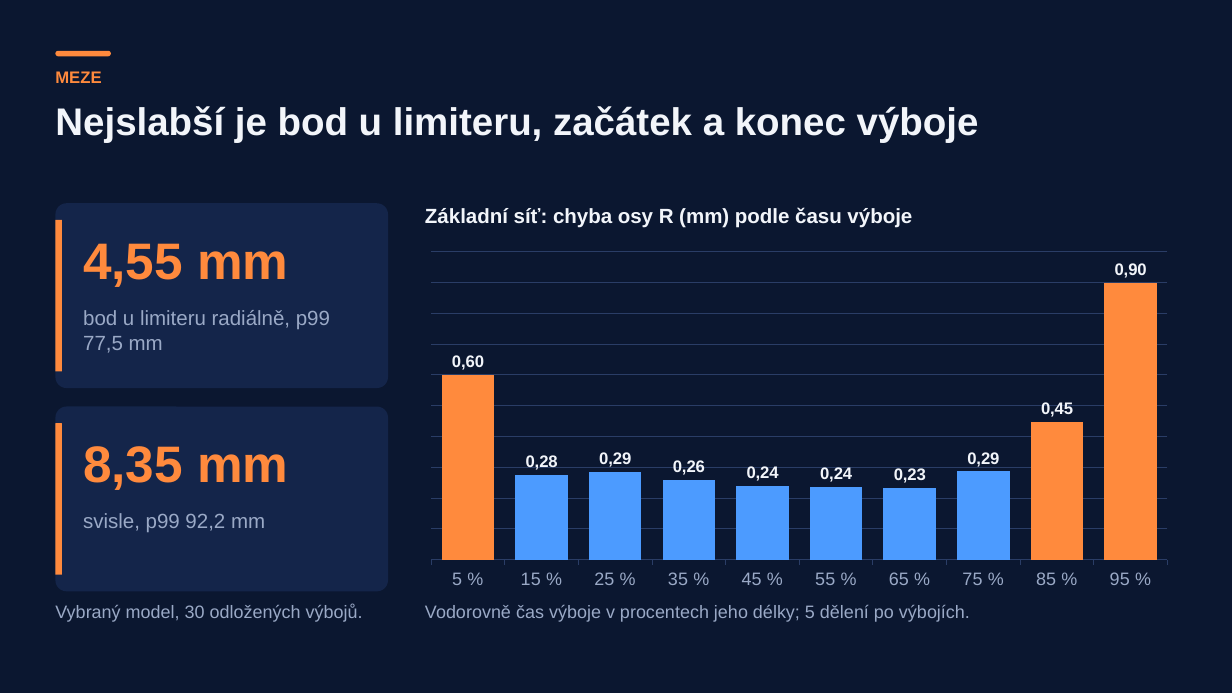
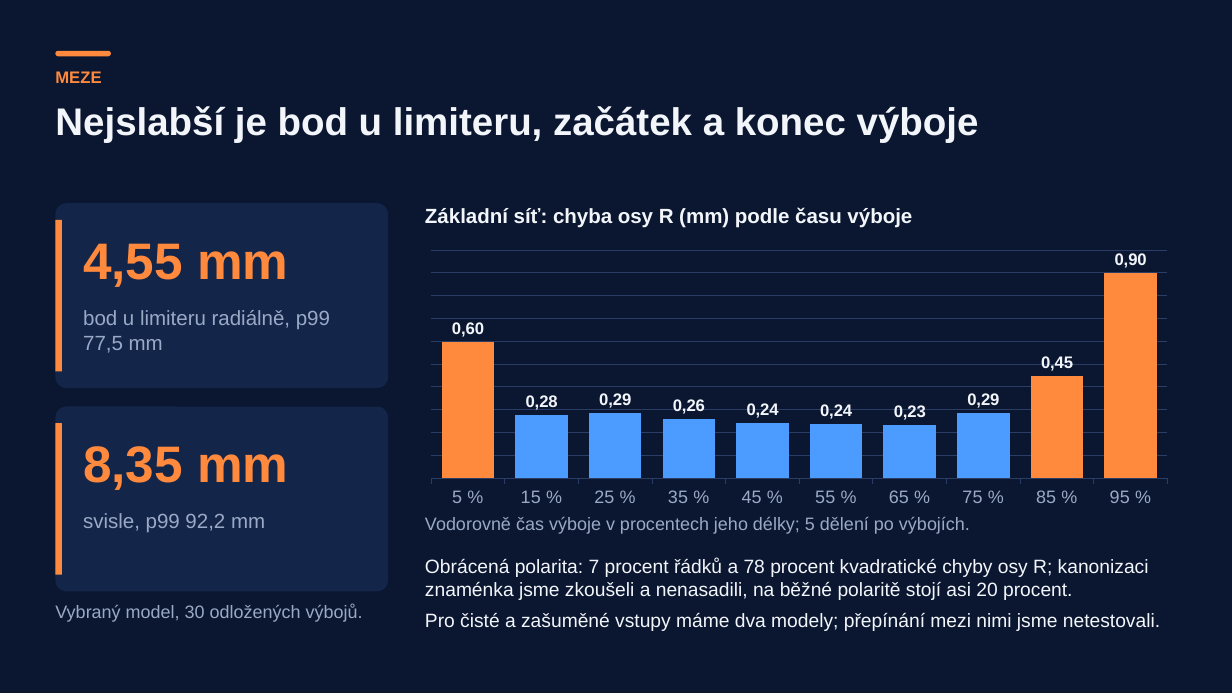
Before and after one commit to mschiller890/hackathon, a slide deck: slide 12 of presentation/deck/slides.pptx. Drawn at 1232x693 pixels with LibreOffice and Linux fonts; fonts in the diff are those of the drawing. Boxes give left, top, right and bottom in pixels: in the first picture for what was removed or moved away, otherwise in the second. Text is boxed around its words. In the diff, an @@ line names an element or a change of style, - is before the commit and + after.

```diff
--- a/presentation/deck/slides.pptx
+++ b/presentation/deck/slides.pptx
@@ column chart: place and size @@
-column chart at <box>416,245,1183,596</box>
+column chart at <box>416,245,1183,513</box>
@@ text "Vodorovně čas výboje v procentech ...": place and size @@
-text "Vodorovně čas výboje v procentech ..." at <box>425,605,970,622</box>
+text "Vodorovně čas výboje v procentech ..." at <box>425,517,970,534</box>
@@ text added at <box>425,558,1160,631</box>, 15 pt, text #F2F5FA @@
+Obrácená polarita: 7 procent řádků a 78 procent kvadratické chyby osy R; kanonizaci znaménka jsme zkoušeli a nenasadili, na běžné polaritě stojí asi 20 procent.
+Pro čisté a zašuměné vstupy máme dva modely; přepínání mezi nimi jsme netestovali.
```
Also in this commit, not shown: 3 other slides changed, 1 other file.
